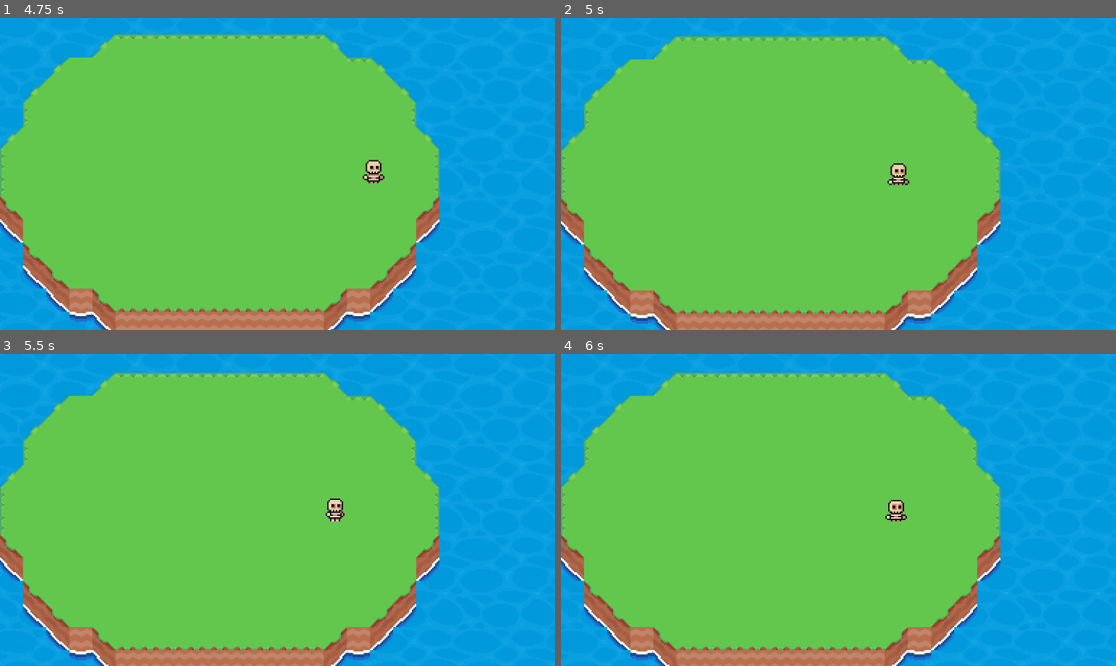
Above: before the commit, frames 1-4 (two rows, left to right).
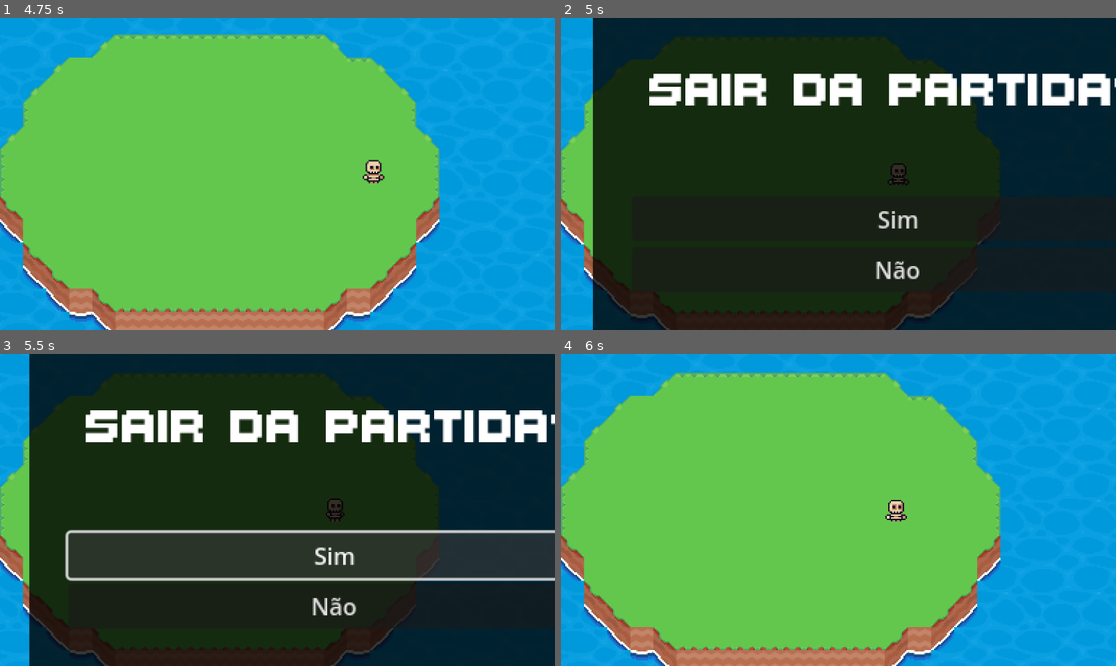
Above: after the commit, the same moments.

Repository: EduardaNunes/Godot-2D-Multiplayer
Game: Godot game, scene res://High_Level_Multiplayer/Scenes/Menu.tscn
Same seed, same stepped clock (60 frames per second), same inputs: the game is played once before the commit and once after it. The engine's default icon, where the game draws it, is replaced by a stand-in: a white triangle on a blue panel in a dark square.
Inputs (mouse positions are in pixels of both pictures, inside the frame that each line leads up to):
- Up to frame 1 (4.75 s): click "Abrir um Servidor" at 0.5 s; hold Right (move_right) 1.28-2.03 s; hold Down (move_down) 2.03-2.78 s; hold Right (move_right) 2.78-3.53 s; hold Up (move_up) 3.53-4.28 s; hold Left (move_left) from 4.28 s (still down)
- Up to frame 2 (5 s): keep holding Left (move_left); tap Escape at 4.9 s
- Up to frame 3 (5.5 s): release Left (move_left) at 5 s; click (333, 553) at 5 s, where only the run after the commit has a clickable "Sim"
- Up to frame 4 (6 s): click (894, 606) at 5.75 s, where only the run after the commit has a clickable "Não"

Frame 1 is identical in both runs. In frame 2, 94% of the frame differs, in the area x 5-100%, y 0-100%; in frame 3, 95%; in frame 4, nothing differs.

Commit message:
Create esc menu scene and add it to player (has bugs)

Diff:
--- /dev/null
+++ b/High_Level_Multiplayer/Scenes/Esc_Menu.tscn
@@ -0,0 +1,93 @@
+[gd_scene load_steps=6 format=3 uid="uid://12e5jjb14p1n"]
+
+[ext_resource type="Script" uid="uid://d1gx4fnwtjf8t" path="res://High_Level_Multiplayer/Scripts/esc_menu.gd" id="1_f3b3w"]
+[ext_resource type="PackedScene" uid="uid://b81ktx1s238fg" path="res://High_Level_Multiplayer/Scenes/Menu.tscn" id="2_h1d53"]
+[ext_resource type="Texture2D" uid="uid://kkh8fi3mbhwo" path="res://High_Level_Multiplayer/Assets/Sprites/white_block.png" id="3_6nxv2"]
+[ext_resource type="FontFile" uid="uid://brgd3gf6diskh" path="res://High_Level_Multiplayer/Assets/Fonts/ThaleahFat.ttf" id="4_qvt1f"]
+
+[sub_resource type="StyleBoxTexture" id="StyleBoxTexture_3jcrr"]
+texture = ExtResource("3_6nxv2")
+texture_margin_left = 10.0
+texture_margin_top = 10.0
+texture_margin_right = 10.0
+texture_margin_bottom = 10.0
+
+[node name="Esc_Menu" type="Control"]
+layout_mode = 3
+anchors_preset = 15
+anchor_right = 1.0
+anchor_bottom = 1.0
+grow_horizontal = 2
+grow_vertical = 2
+script = ExtResource("1_f3b3w")
+mainMenuScene = ExtResource("2_h1d53")
+
+[node name="Panel2" type="Panel" parent="."]
+layout_mode = 1
+anchors_preset = 15
+anchor_right = 1.0
+anchor_bottom = 1.0
+grow_horizontal = 2
+grow_vertical = 2
+
+[node name="Panel" type="Panel" parent="."]
+self_modulate = Color(0, 0, 0, 0.78431374)
+texture_filter = 1
+layout_mode = 1
+anchors_preset = 8
+anchor_left = 0.5
+anchor_top = 0.5
+anchor_right = 0.5
+anchor_bottom = 0.5
+offset_left = -211.0
+offset_top = -142.5
+offset_right = 211.0
+offset_bottom = 142.5
+grow_horizontal = 2
+grow_vertical = 2
+theme_override_styles/panel = SubResource("StyleBoxTexture_3jcrr")
+
+[node name="Container" type="BoxContainer" parent="Panel"]
+layout_mode = 1
+anchors_preset = 13
+anchor_left = 0.5
+anchor_right = 0.5
+anchor_bottom = 1.0
+offset_left = -184.5
+offset_right = 184.5
+grow_horizontal = 2
+grow_vertical = 2
+alignment = 1
+
+[node name="VBoxContainer" type="VBoxContainer" parent="Panel/Container"]
+layout_mode = 2
+size_flags_horizontal = 3
+theme_override_constants/separation = 50
+alignment = 1
+
+[node name="Label" type="Label" parent="Panel/Container/VBoxContainer"]
+layout_mode = 2
+size_flags_horizontal = 4
+theme_override_fonts/font = ExtResource("4_qvt1f")
+theme_override_font_sizes/font_size = 50
+text = "Sair da partida?"
+horizontal_alignment = 1
+vertical_alignment = 1
+
+[node name="VBoxContainer" type="VBoxContainer" parent="Panel/Container/VBoxContainer"]
+layout_mode = 2
+alignment = 1
+
+[node name="Exit" type="Button" parent="Panel/Container/VBoxContainer/VBoxContainer"]
+layout_mode = 2
+text = "Sim"
+
+[node name="Cancel" type="Button" parent="Panel/Container/VBoxContainer/VBoxContainer"]
+layout_mode = 2
+text = "Não"
+
+[node name="AudioStreamPlayer2D" type="AudioStreamPlayer2D" parent="Panel/Container/VBoxContainer/VBoxContainer"]
+position = Vector2(-451, -271)
+
+[connection signal="pressed" from="Panel/Container/VBoxContainer/VBoxContainer/Exit" to="." method="_on_exit_pressed"]
+[connection signal="pressed" from="Panel/Container/VBoxContainer/VBoxContainer/Cancel" to="." method="_on_cancel_pressed"]
--- a/High_Level_Multiplayer/Scenes/Game.tscn
+++ b/High_Level_Multiplayer/Scenes/Game.tscn
@@ -1,5 +1,6 @@
-[gd_scene load_steps=9 format=4 uid="uid://bem2m8yse6bfl"]
+[gd_scene load_steps=10 format=4 uid="uid://bem2m8yse6bfl"]
 
+[ext_resource type="Script" uid="uid://davvvokk5bcwh" path="res://High_Level_Multiplayer/Scripts/game.gd" id="1_fvlj0"]
 [ext_resource type="Script" uid="uid://bx7b5hhxs153p" path="res://High_Level_Multiplayer/Scripts/player_spawner.gd" id="2_4a7kj"]
 [ext_resource type="PackedScene" uid="uid://lsvkqwnmxgdq" path="res://High_Level_Multiplayer/Scenes/Player.tscn" id="3_4a7kj"]
 [ext_resource type="Texture2D" uid="uid://rot5773rb54" path="res://High_Level_Multiplayer/Assets/Tileset/spr_tileset_sunnysideworld_16px.png" id="3_fvlj0"]
@@ -3500,6 +3501,7 @@
 size = Vector2(32, 32)
 
 [node name="Game" type="Node2D"]
+script = ExtResource("1_fvlj0")
 
 [node name="TileMaps" type="Node2D" parent="."]
 
--- a/High_Level_Multiplayer/Scenes/Player.tscn
+++ b/High_Level_Multiplayer/Scenes/Player.tscn
@@ -1,9 +1,10 @@
-[gd_scene load_steps=14 format=3 uid="uid://lsvkqwnmxgdq"]
+[gd_scene load_steps=15 format=3 uid="uid://lsvkqwnmxgdq"]
 
 [ext_resource type="Texture2D" uid="uid://6wjicvm4wfyb" path="res://High_Level_Multiplayer/Assets/Sprites/icon.svg" id="1_bc6je"]
 [ext_resource type="Script" uid="uid://bqkcwa5hcg8r5" path="res://High_Level_Multiplayer/Scripts/player.gd" id="1_t3u3m"]
 [ext_resource type="Texture2D" uid="uid://ce6r6khppbmkw" path="res://High_Level_Multiplayer/Assets/Sprites/skeleton_idle_strip6.png" id="3_4s802"]
-[ext_resource type="Script" uid="uid://chvrpwchgxlts" path="res://High_Level_Multiplayer/Scenes/camera_2d.gd" id="4_qdqdn"]
+[ext_resource type="Script" uid="uid://chvrpwchgxlts" path="res://High_Level_Multiplayer/Scripts/camera_2d.gd" id="4_qdqdn"]
+[ext_resource type="PackedScene" uid="uid://12e5jjb14p1n" path="res://High_Level_Multiplayer/Scenes/Esc_Menu.tscn" id="5_u7kcs"]
 
 [sub_resource type="AtlasTexture" id="AtlasTexture_qdqdn"]
 atlas = ExtResource("3_4s802")
@@ -86,3 +87,5 @@
 zoom = Vector2(3, 3)
 position_smoothing_enabled = true
 script = ExtResource("4_qdqdn")
+
+[node name="Esc_Menu" parent="Camera2D" instance=ExtResource("5_u7kcs")]
--- /dev/null
+++ b/High_Level_Multiplayer/Scripts/esc_menu.gd
@@ -0,0 +1,30 @@
+extends Control
+
+@export var mainMenuScene : PackedScene
+
+# --------------------------------------------------------------------------- #
+
+func _ready() -> void:
+	self.visible = false
+
+# --------------------------------------------------------------------------- #
+
+func _physics_process(delta: float) -> void:
+
+	if Input.is_key_pressed(KEY_ESCAPE):
+		if is_multiplayer_authority():
+			self.visible = true
+
+# --------------------------------------------------------------------------- #
+
+func _on_exit_pressed() -> void:
+
+	HighLevelNetworkHandler.server.disconnect_peer(multiplayer.multiplayer_peer.get_packet_peer())
+	get_tree().change_scene_to_packed(mainMenuScene)
+
+# --------------------------------------------------------------------------- #
+
+func _on_cancel_pressed() -> void:
+	self.visible = false
+
+# --------------------------------------------------------------------------- #
--- /dev/null
+++ b/High_Level_Multiplayer/Scripts/game.gd
@@ -0,0 +1 @@
+extends Node2D
--- a/High_Level_Multiplayer/Scripts/high_level_network_handler.gd
+++ b/High_Level_Multiplayer/Scripts/high_level_network_handler.gd
@@ -6,7 +6,8 @@
 const PORT: int = 42069
 const MAX_CLIENTS = 4 # Default = 32
 
-var peer: ENetMultiplayerPeer
+var client: ENetMultiplayerPeer
+var server: ENetMultiplayerPeer
 
 var players = {}
 var player_info = {"name": "Name"}
@@ -15,16 +16,16 @@
 # ---------------------------------------------------------------------------- #
 
 func start_server() -> void:
-	peer = ENetMultiplayerPeer.new()
-	peer.create_server(PORT, MAX_CLIENTS)
-	multiplayer.multiplayer_peer = peer
+	server = ENetMultiplayerPeer.new()
+	server.create_server(PORT, MAX_CLIENTS)
+	multiplayer.multiplayer_peer = server
 	host_started.emit()
 
 # ---------------------------------------------------------------------------- #
 
 func start_client() -> void:
-	peer = ENetMultiplayerPeer.new()
-	peer.create_client(IP_ADRESS, PORT)
-	multiplayer.multiplayer_peer = peer
+	client = ENetMultiplayerPeer.new()
+	client.create_client(IP_ADRESS, PORT)
+	multiplayer.multiplayer_peer = client
 
 # ---------------------------------------------------------------------------- #
--- a/High_Level_Multiplayer/Scripts/player_spawner.gd
+++ b/High_Level_Multiplayer/Scripts/player_spawner.gd
@@ -32,25 +32,3 @@
 		get_node(spawn_path).get_node(str(id)).queue_free()
 
 # ---------------------------------------------------------------------------- #
-"""
-func spawn_player(id: int) -> void:
-
-	# Only runs by the server
-	if not multiplayer.is_server(): return
-
-	var player : Node = playerScene.instantiate()
-	player.name = str(id)
-	get_node(spawn_path).call_deferred("add_child", player) # add to the parent node
-"""
-# ---------------------------------------------------------------------------- #
-"""
-func remove_player(id: int) -> void:
-
-	# Only runs by the server
-	if not multiplayer.is_server(): return
-
-	var path_node = get_node(spawn_path)
-	if path_node.has_node(str(id)):
-		path_node.get_node(str(id)).queue_free()
-"""
-# ---------------------------------------------------------------------------- #
Renamed: High_Level_Multiplayer/Scenes/camera_2d.gd -> High_Level_Multiplayer/Scripts/camera_2d.gd
Renamed: High_Level_Multiplayer/Scenes/camera_2d.gd.uid -> High_Level_Multiplayer/Scripts/camera_2d.gd.uid
Not shown, added: High_Level_Multiplayer/Scripts/esc_menu.gd.uid
Not shown, added: High_Level_Multiplayer/Scripts/game.gd.uid
